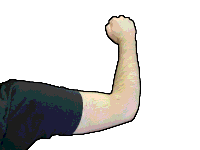
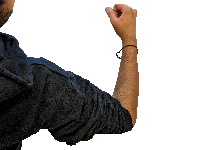
Layered file, before and after one edit (200 x 150). Changes by layer:
added layer "PXL_20231002_010737995" above "Layer 1" over [0, 0, 139, 150]
hid "Layer 1" over [0, 15, 141, 150]
